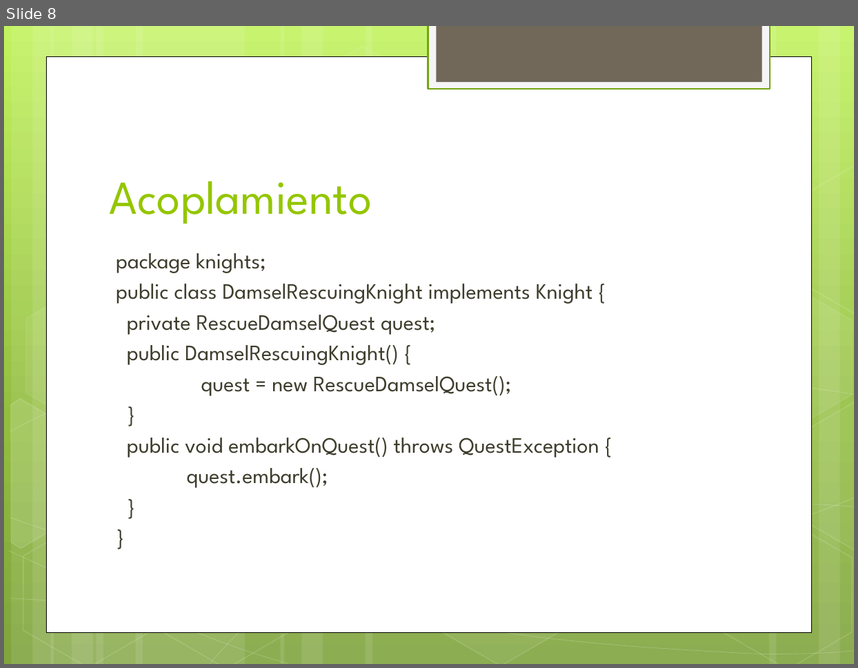
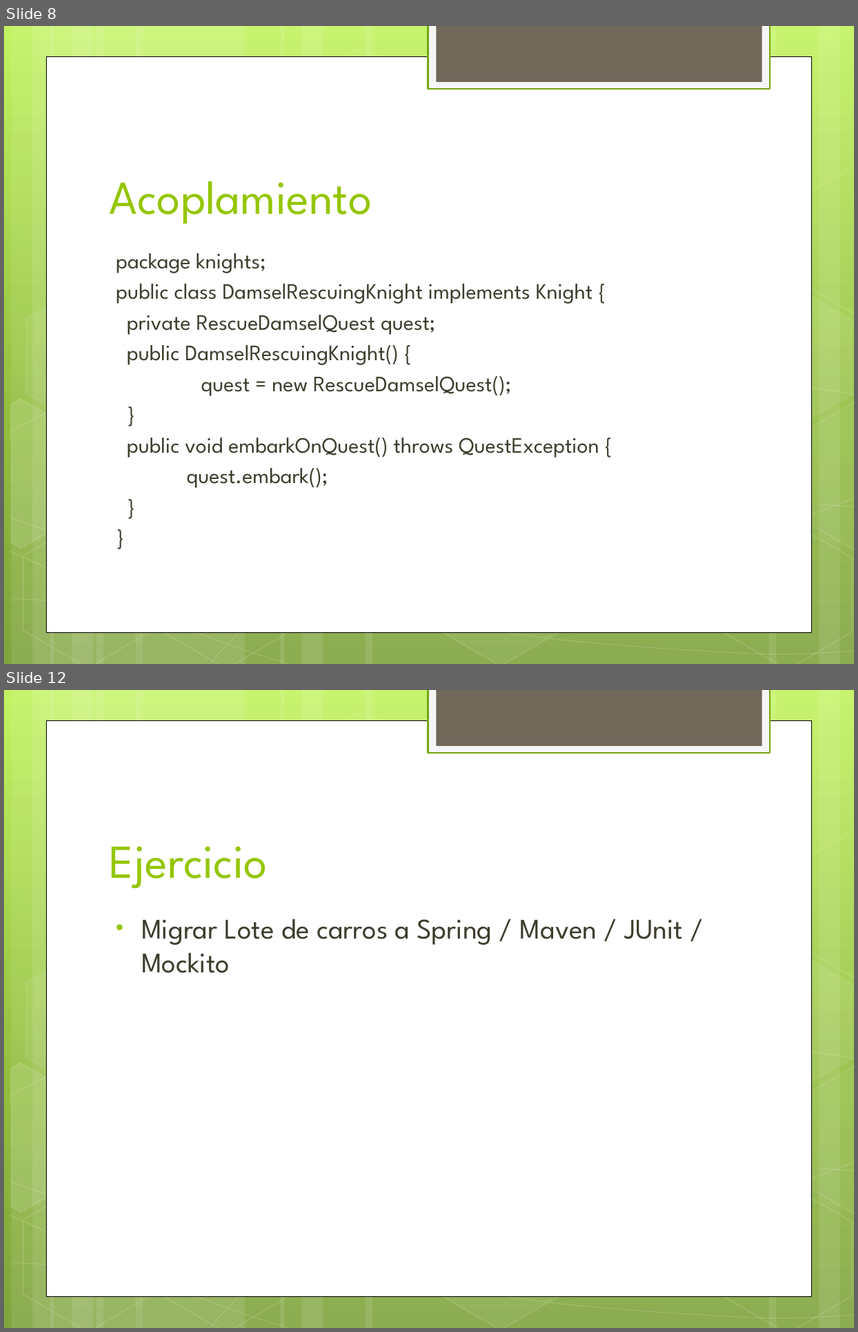
Before and after one commit to jdmr/CursoSpring, a slide deck: Presentation1.pptx. Shown one above the other, each under a label of ours: slide 8 before the commit, slides 8 and 12 after it; the slides between them are not shown. The pictures are 858x668 and 858x1332 pixels, drawn with LibreOffice and Linux fonts; fonts in the diff are those of the drawing. Boxes give left, top, right and bottom in pixels: in the first picture for what was removed or moved away, otherwise in the second. Text is boxed around its words. In the diff, an @@ line names an element or a change of style, - is before the commit and + after.

```diff
--- a/Presentation1.pptx
+++ b/Presentation1.pptx
@@ slide 12 added at [4,690,854,1328], background gradient #C3F35F to #93BF3F to #81A53E; not listed: 31 template elements that a slide beside it also shows @@
@@ title added at [110,846,268,888], 40 pt, text #94C600 @@
+Ejercicio
@@ text added at [141,918,683,973], 24 pt, text #3E3D2D @@
+• Migrar Lote de carros a Spring / Maven / JUnit / Mockito
```
Also in this commit, not shown: 1 slide changed, 25 other slides added, 12 other files.
